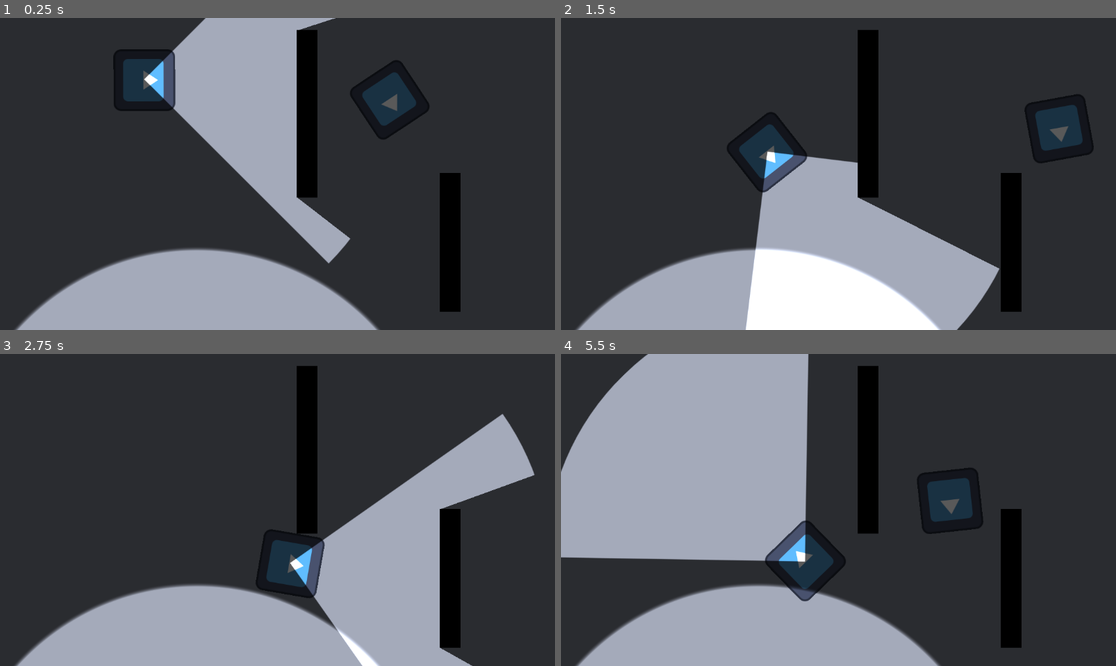
Above: before the commit, frames 1-4 (two rows, left to right).
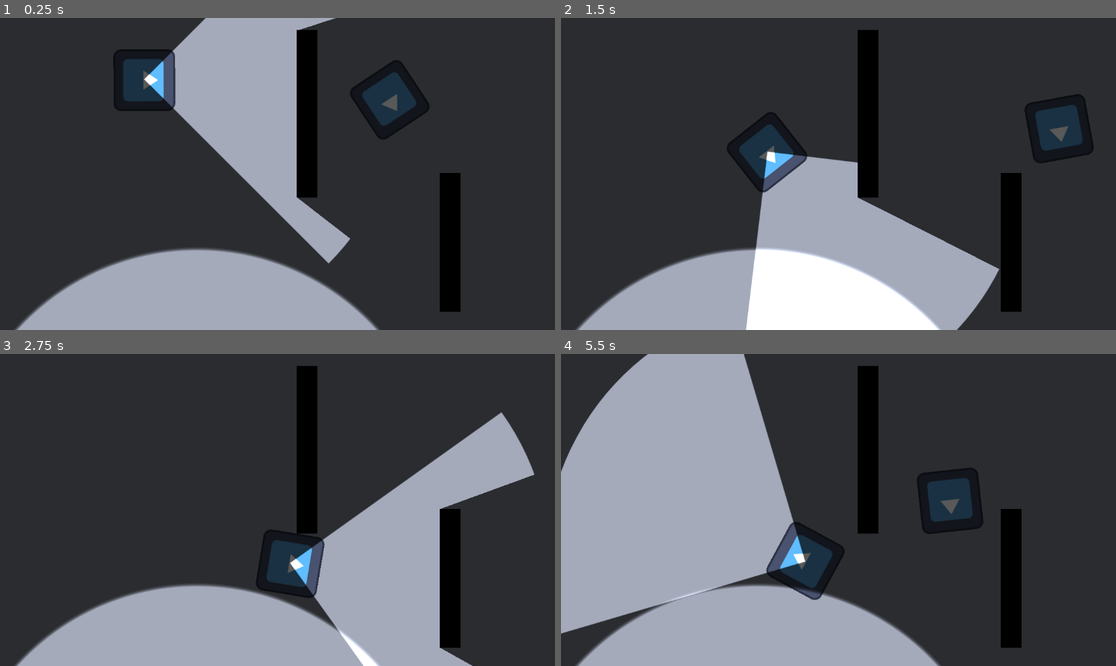
Above: after the commit, the same moments.

Repository: robbplo/potions-eleven
Game: Godot game, scene res://pathing_test.tscn
Two runs of this game, one before a commit and one after it. Both use one fixed random seed, a clock stepped at 60 frames per second and the inputs below. The project has no main scene, so this scene is started directly. The engine's default icon, where the game draws it, is replaced by a stand-in: a white triangle on a blue panel in a dark square.
Inputs (mouse positions are in pixels of both pictures, inside the frame that each line leads up to):
- Up to frame 1 (0.25 s): no input
- Up to frame 2 (1.5 s): move the mouse to (960, 158) at 0.52 s; hold D (right) 0.53-1.28 s; click (960, 158) at 0.67 s; move the mouse to (727, 189) at 1.27 s; hold S (down) from 1.28 s (still down)
- Up to frame 3 (2.75 s): move the mouse to (333, 441) at 2.02 s; release S (down) at 2.03 s; hold D (right) from 2.03 s (still down)
- Up to frame 4 (5.5 s): move the mouse to (810, 572) at 2.77 s; release D (right) at 2.78 s; hold W (up) 2.78-3.53 s; click (810, 572) at 2.92 s; move the mouse to (1005, 556) at 3.52 s; hold A (left) 3.53-5.03 s; move the mouse to (672, 463) at 4.27 s; move the mouse to (866, 510) at 5.02 s; hold S (down) from 5.03 s (still down); click (866, 510) at 5.17 s

The runs differ from the first frame. In frame 1, less than 0.1% of the frame differs, in the area x 31-63%, y 0-71%; in frame 2, less than 0.1%; in frame 3, 0.3%; in frame 4, 9.9%, in the area x 0-52%, y 0-90%.

Commit message:
have enemy return to patrolling after a timer

Diff:
--- a/enemy_path_follower.gd
+++ b/enemy_path_follower.gd
@@ -11,7 +11,11 @@
 const ALERTED_SPEED = 200.0
 const JUMP_VELOCITY = -400.0
 const APPROACH_DEADZONE = 5.0
-const ROTATION_SPEED = TAU
+const RETURN_TIMEOUT = 2.0
+const PATROLLING_ROTATE_SPEED = PI
+const ALERTED_ROTATE_SPEED = PI * 2
+
+var return_timer: SceneTreeTimer
 
 @onready var nav: NavigationAgent2D = $NavigationAgent2D
 @onready var path: Path2D = $Path2D
@@ -41,7 +45,10 @@
 		State.ALERTED:
 			if nav.is_target_reached():
 				state = State.ALERTED_WAITING
-				# TODO: add return condition
+				return_timer = get_tree().create_timer(RETURN_TIMEOUT)
+				await return_timer.timeout
+				if state == State.ALERTED_WAITING:
+					patrol()
 			else:
 				move_toward_target(delta)
 
@@ -62,8 +69,8 @@
 	var direction := global_position.direction_to(nav.get_next_path_position())
 	var target_angle := direction.angle()
 	# Scale rotation to angle between self and target
-	var rot_scale: float = abs(angle_difference(global_rotation, target_angle))
-	var delta_rotation: float = ROTATION_SPEED * delta * rot_scale
+	var rot_scale: float = abs(angle_difference(global_rotation, target_angle)) * randf_range(0.9, 1.1)
+	var delta_rotation: float = get_rotation_speed() * delta * rot_scale
 	global_rotation = rotate_toward(global_rotation, target_angle, delta_rotation)
 
 	velocity = direction * get_speed()
@@ -74,6 +81,12 @@
 		return ALERTED_SPEED
 	return PATROLLING_SPEED
 
+func get_rotation_speed():
+	if state == State.ALERTED:
+		return ALERTED_ROTATE_SPEED
+	return PATROLLING_ROTATE_SPEED
+
+
 func _on_radial_raycast_entity_seen(body: CharacterBody2D) -> void:
 	if body is Player:
 		alert(body.global_position)
